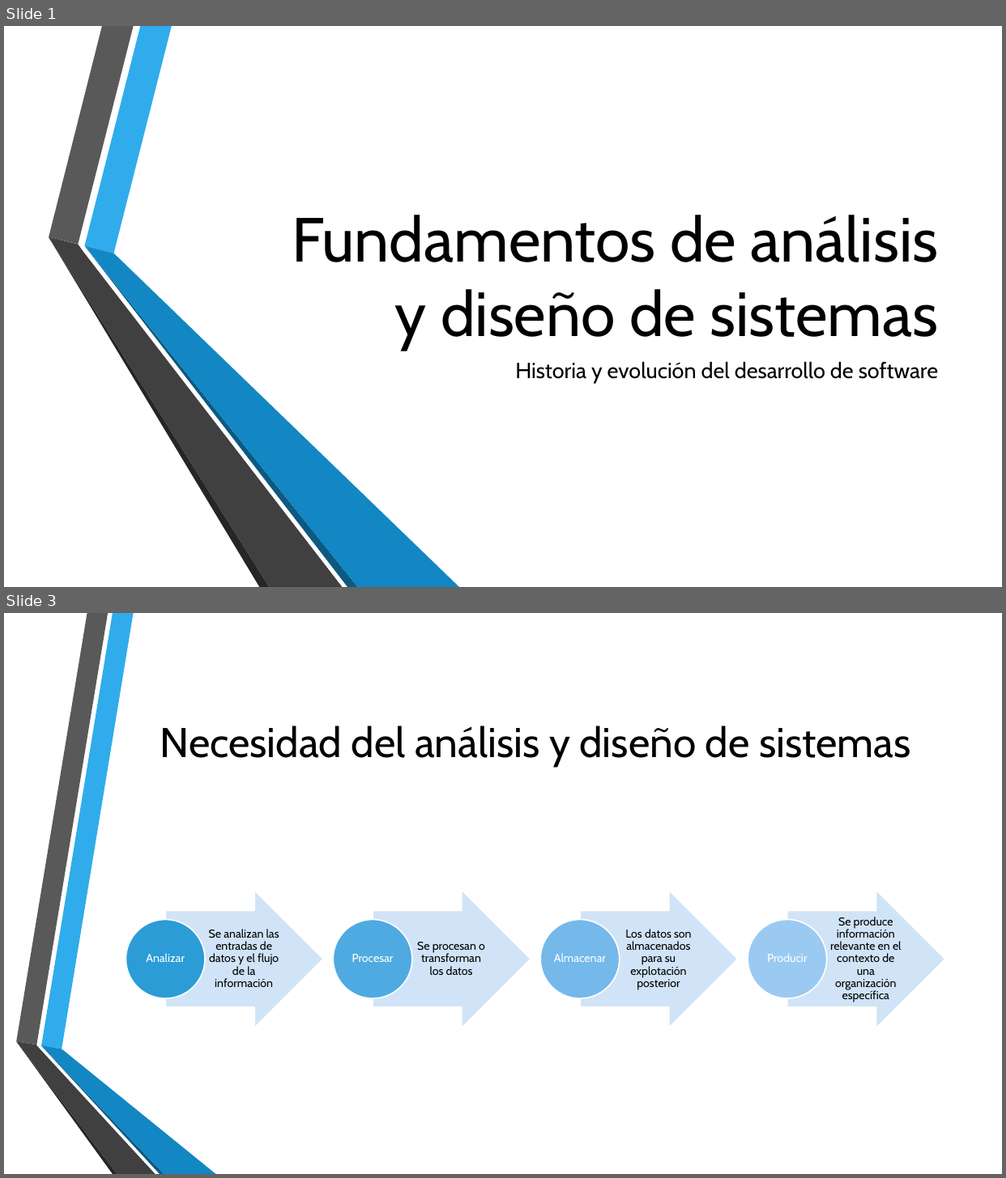
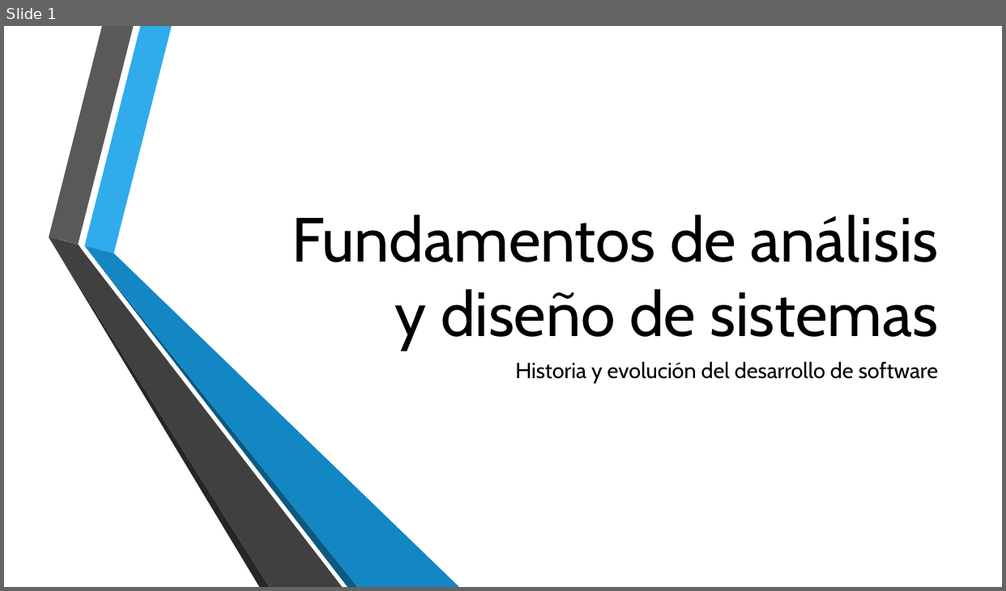
Before and after one commit to AryShared/SystemAnalysis, a slide deck: 1-1 Historia y evolucion del desarrollo de software.pptx. Shown one above the other, each under a label of ours: slides 1 and 3 before the commit, slide 1 after it; the slides between them are not shown. The pictures are 1006x1178 and 1006x591 pixels, drawn with LibreOffice and Linux fonts; fonts in the diff are those of the drawing; background and template pictures are left out. Boxes give left, top, right and bottom in pixels: in the first picture for what was removed or moved away, otherwise in the second. Text is boxed around its words. In the diff, an @@ line names an element or a change of style, - is before the commit and + after.

Commit message:
Actualización presentación 1-1
Se agregaron notas y se modificó el orden de los temas para mayor claridad.

```diff
--- a/1-1 Historia y evolucion del desarrollo de software.pptx
+++ b/1-1 Historia y evolucion del desarrollo de software.pptx
@@ slide 3 removed at (x1=4, y1=613, x2=1002, y2=1174), background picture (left out) @@
@@ title removed at (x1=160, y1=726, x2=911, y2=766) @@
-Necesidad del análisis y diseño de sistemas
@@ group removed at (x1=126, y1=890, x2=945, y2=1028): 8 texts, 4 right arrows, 4 ellipses @@
-Se analizan las entradas de datos y el flujo de la información
-Analizar
-Se procesan o transforman los datos
-Procesar
-Los datos son almacenados para su explotación posterior
-Almacenar
-Se produce información relevante en el contexto de una organización específica
-Producir
@@ group removed at (x1=16, y1=613, x2=216, y2=1174): 6 freeform shapes @@
```
Also in this commit, not shown: 6 slides changed, 2 slides added, 5 other slides removed.
